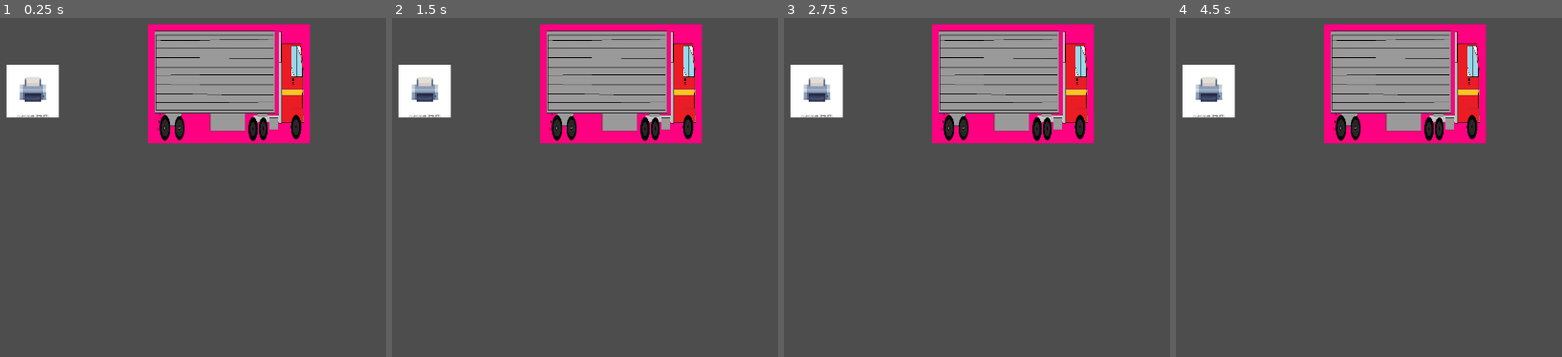
Above: before the commit, frames 1-4 (left to right).
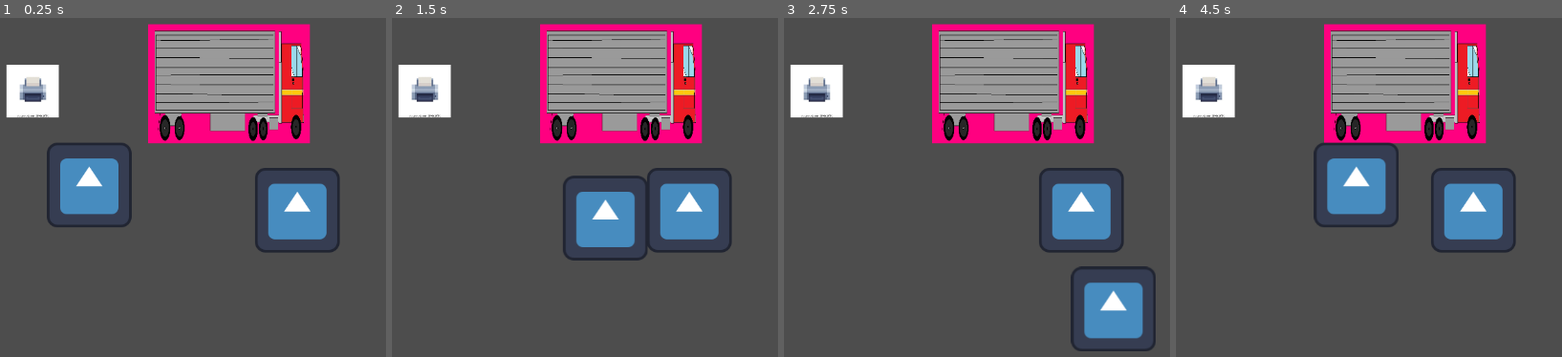
Above: after the commit, the same moments.

Repository: emptyjamjar/OSHA-Not-Included
Game: Godot game, scene res://objects/packager/demo.tscn
Same seed, same stepped clock (60 frames per second), same inputs: the game is played once before the commit and once after it. The engine's default icon, where the game draws it, is replaced by a stand-in: a white triangle on a blue panel in a dark square.
Inputs:
- Up to frame 1 (0.25 s): no input
- Up to frame 2 (1.5 s): tap Enter at 0.5 s; hold D (move_right) 0.53-1.28 s; hold E (interact) 0.53-1.28 s; hold S (move_down) from 1.28 s (still down); tap E (interact) at 1.35 s
- Up to frame 3 (2.75 s): release S (move_down) at 2.03 s; hold D (move_right) from 2.03 s (still down); hold E (interact) from 2.03 s (still down)
- Up to frame 4 (4.5 s): release D (move_right) at 2.78 s; release E (interact) at 2.78 s; hold W (move_up) 2.78-3.53 s; tap E (interact) at 2.85, 4.35 s; hold E (interact) 3.53-4.28 s; hold A (move_left) from 3.53 s (still down)

The runs differ from the first frame. In frame 1, 6.4% of the frame differs, in the area x 12-89%, y 36-70%; in frame 2, 6.4%; in frame 3, 6.6%, in the area x 66-97%, y 44-99%; in frame 4, 6.6%.

Commit message:
Fixed Logan's additions

Diff:
--- a/core/autoload/InteractionManager.tscn
+++ b/core/autoload/interaction_manager/interaction_manager.tscn
@@ -1,6 +1,6 @@
 [gd_scene format=3 uid="uid://rs788b0iptdm"]
 
-[ext_resource type="Script" uid="uid://b5j0kwpqf5k42" path="res://scripts/interaction_manager.gd" id="1_wx1dt"]
+[ext_resource type="Script" uid="uid://b5j0kwpqf5k42" path="res://core/autoload/interaction_manager/interaction_manager.gd" id="1_wx1dt"]
 
 [node name="InteractionManager" type="Node2D" unique_id=938102348]
 script = ExtResource("1_wx1dt")
--- a/core/utils/interaction_area.tscn
+++ b/core/components/interaction_area/interaction_area.tscn
@@ -1,6 +1,6 @@
 [gd_scene format=3 uid="uid://cdhb2euh28ies"]
 
-[ext_resource type="Script" uid="uid://y8ogdkovqt2p" path="res://scripts/interaction_area.gd" id="1_23nbc"]
+[ext_resource type="Script" uid="uid://y8ogdkovqt2p" path="res://core/components/interaction_area/interaction_area.gd" id="1_23nbc"]
 
 [node name="InteractionArea" type="Area2D" unique_id=2104453103]
 collision_layer = 0
--- a/game/actors/player/player.tscn
+++ b/game/actors/player/player.tscn
@@ -1,7 +1,7 @@
 [gd_scene format=3 uid="uid://c7e7f64igaa5j"]
 
-[ext_resource type="Script" uid="uid://b5v3ga1rv4nxk" path="res://scripts/player.gd" id="1_3vyb7"]
-[ext_resource type="Texture2D" uid="uid://cre1m86a8tgbw" path="res://art/New Piskel-1.png.png" id="2_g2els"]
+[ext_resource type="Script" uid="uid://ceqyv5lq7yuu5" path="res://game/actors/player/player.gd" id="1_3vyb7"]
+[ext_resource type="Texture2D" uid="uid://bmisxcq76lrat" path="res://icon.svg" id="2_28fbu"]
 
 [sub_resource type="RectangleShape2D" id="RectangleShape2D_g2els"]
 
@@ -9,7 +9,7 @@
 animations = [{
 "frames": [{
 "duration": 1.0,
-"texture": ExtResource("2_g2els")
+"texture": ExtResource("2_28fbu")
 }],
 "loop": true,
 "name": &"default",
--- a/game/game.tscn
+++ b/game/game.tscn
@@ -2,7 +2,7 @@
 
 [ext_resource type="PackedScene" uid="uid://c7e7f64igaa5j" path="res://game/actors/player/player.tscn" id="1_vasa2"]
 [ext_resource type="PackedScene" uid="uid://d2r1f8py617s3" path="res://objects/package/box.tscn" id="2_h7iqs"]
-[ext_resource type="PackedScene" uid="uid://rs788b0iptdm" path="res://core/autoload/InteractionManager.tscn" id="3_h7iqs"]
+[ext_resource type="PackedScene" uid="uid://rs788b0iptdm" path="res://core/autoload/interaction_manager/interaction_manager.tscn" id="3_h7iqs"]
 
 [node name="Game" type="Node2D" unique_id=645817684 groups=["game"]]
 
--- a/scripts/box.gd
+++ b/objects/package/box.gd
@@ -5,6 +5,7 @@
 @onready var picked_up = false
 @onready var player = get_tree().get_first_node_in_group("player")
 @onready var game = get_tree().get_first_node_in_group("game")
+
 # Called when the node enters the scene tree for the first time.
 func _ready() -> void:
 	interaction_area.interact = Callable(self, "_on_interact")
@@ -12,22 +13,25 @@
 
 # Called every frame. 'delta' is the elapsed time since the previous frame.
 func _process(delta: float) -> void:
-	if linear_velocity.x > 0:
-		linear_velocity.x -= weight * 1 * delta
-	elif linear_velocity.x < 0:
-		linear_velocity.x += weight * 1 * delta
-	if linear_velocity.y > 0:
-		linear_velocity.y -= weight * 1 * delta
-	elif linear_velocity.y < 0:
-		linear_velocity.y += weight * 1 * delta
+	pass
+	#if linear_velocity.x > 0:
+		#linear_velocity.x -= weight * 1 * delta
+	#elif linear_velocity.x < 0:
+		#linear_velocity.x += weight * 1 * delta
+	#if linear_velocity.y > 0:
+		#linear_velocity.y -= weight * 1 * delta
+	#elif linear_velocity.y < 0:
+		#linear_velocity.y += weight * 1 * delta
+	#else:
+		#linear_velocity.y = 0
 
-	if picked_up:
-		self.freeze = true
-		self.global_position = player.global_position
-		reparent(player)
-	else:
-		self.freeze = false
-		reparent(game)
+	#if picked_up:
+		#self.freeze = true
+		#self.global_position = player.global_position
+		#reparent(player)
+	#else:
+		#self.freeze = false
+		#reparent(game)
 
 func _on_interact():
 	if picked_up != true:
--- a/objects/package/box.tscn
+++ b/objects/package/box.tscn
@@ -1,8 +1,8 @@
 [gd_scene format=3 uid="uid://d2r1f8py617s3"]
 
-[ext_resource type="Script" uid="uid://danqchikyp37a" path="res://scripts/box.gd" id="1_ks2v0"]
-[ext_resource type="Texture2D" uid="uid://coef8g2cwlpx7" path="res://art/New Piskel-1.png(1).png" id="2_c2ln5"]
-[ext_resource type="PackedScene" uid="uid://cdhb2euh28ies" path="res://core/utils/interaction_area.tscn" id="3_ehynf"]
+[ext_resource type="Script" uid="uid://bj3wy206lvwr8" path="res://objects/package/box.gd" id="1_ks2v0"]
+[ext_resource type="Texture2D" uid="uid://bmisxcq76lrat" path="res://icon.svg" id="2_ehynf"]
+[ext_resource type="PackedScene" uid="uid://cdhb2euh28ies" path="res://core/components/interaction_area/interaction_area.tscn" id="3_ehynf"]
 
 [sub_resource type="RectangleShape2D" id="RectangleShape2D_3inec"]
 
@@ -10,14 +10,15 @@
 radius = 40.0
 
 [node name="Box" type="RigidBody2D" unique_id=189150552]
-collision_layer = 2
+collision_layer = 0
 collision_mask = 2
 gravity_scale = 0.0
 lock_rotation = true
+freeze = true
 script = ExtResource("1_ks2v0")
 
 [node name="Sprite2D" type="Sprite2D" parent="." unique_id=1898091790]
-texture = ExtResource("2_c2ln5")
+texture = ExtResource("2_ehynf")
 
 [node name="CollisionShape2D" type="CollisionShape2D" parent="." unique_id=55003392]
 scale = Vector2(1.5, 1.5)
--- a/objects/packager/demo.tscn
+++ b/objects/packager/demo.tscn
@@ -1,7 +1,9 @@
 [gd_scene format=3 uid="uid://cp3eur47tnd7i"]
 
 [ext_resource type="PackedScene" uid="uid://bhmynboldga2b" path="res://objects/packager/prepper.tscn" id="1_rjdaw"]
-[ext_resource type="PackedScene" uid="uid://cyuiwukw36bwd" path="res://objects/sorter/shipper.tscn" id="2_in6g1"]
+[ext_resource type="PackedScene" uid="uid://bimhohbyv6s5d" path="res://objects/sorter/shipper.tscn" id="2_in6g1"]
+[ext_resource type="PackedScene" uid="uid://c7e7f64igaa5j" path="res://game/actors/player/player.tscn" id="3_in6g1"]
+[ext_resource type="PackedScene" uid="uid://d2r1f8py617s3" path="res://objects/package/box.tscn" id="4_bml3k"]
 
 [node name="Game" type="Node2D" unique_id=1827869877]
 
@@ -13,3 +15,9 @@
 
 [node name="Camera2D" type="Camera2D" parent="." unique_id=167263537]
 position = Vector2(574, 323)
+
+[node name="Player" parent="." unique_id=2112891127 instance=ExtResource("3_in6g1")]
+position = Vector2(323, 263)
+
+[node name="Box" parent="." unique_id=189150552 instance=ExtResource("4_bml3k")]
+position = Vector2(637, 301)
Renamed: scripts/interaction_manager.gd -> core/autoload/interaction_manager/interaction_manager.gd
Renamed: scripts/interaction_manager.gd.uid -> core/autoload/interaction_manager/interaction_manager.gd.uid
Renamed: scripts/interaction_area.gd -> core/components/interaction_area/interaction_area.gd
Renamed: scripts/interaction_area.gd.uid -> core/components/interaction_area/interaction_area.gd.uid
Renamed: scripts/player.gd -> game/actors/player/player.gd
Not shown, added: game/actors/player/player.gd.uid
Not shown, added: objects/package/box.gd.uid
